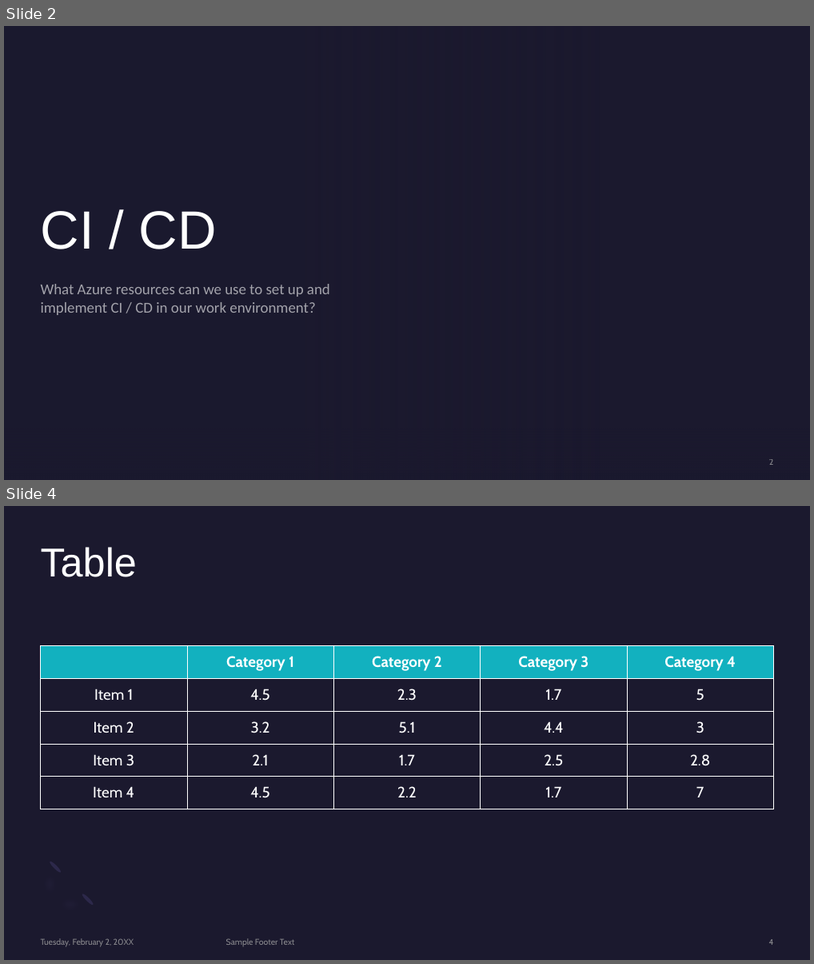
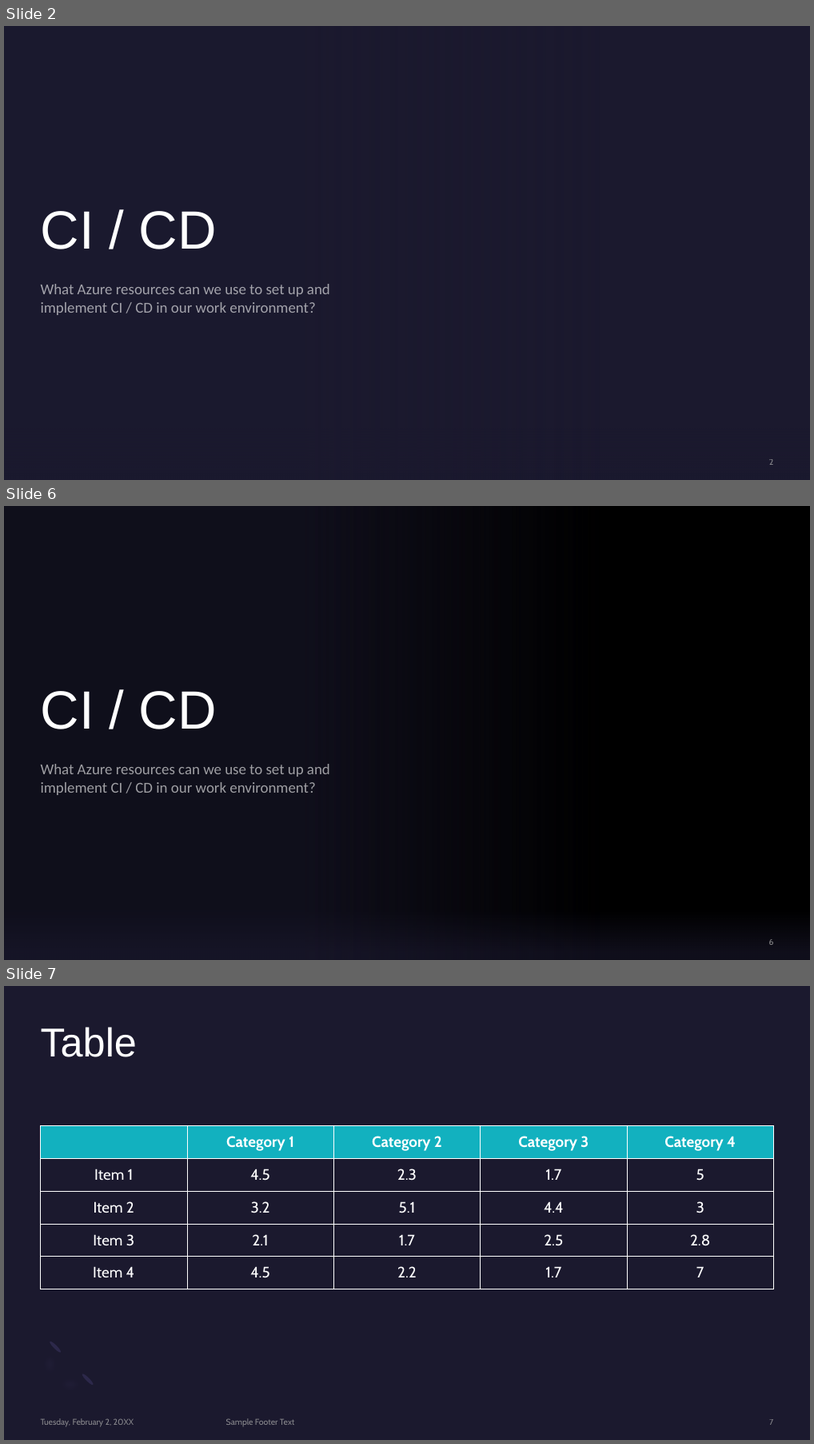
Before and after one commit to BrianChen0527/postgreSQL, a slide deck: MSFT_Azure/Microsoft Azure.pptx. Shown one above the other, each under a label of ours: slides 2 and 4 before the commit, slides 2, 6 and 7 after it; the slides between them are not shown. The pictures are 814x964 and 814x1444 pixels, drawn with LibreOffice and Linux fonts; fonts in the diff are those of the drawing; background and template pictures are left out. Boxes give left, top, right and bottom in pixels: in the first picture for what was removed or moved away, otherwise in the second. Text is boxed around its words. In the diff, an @@ line names an element or a change of style, - is before the commit and + after.

Commit message:
working on azure [[t

```diff
--- a/MSFT_Azure/Microsoft Azure.pptx
+++ b/MSFT_Azure/Microsoft Azure.pptx
@@ slide 6 added at (x1=4, y1=506, x2=810, y2=960), background picture (left out); not listed: 2 template elements that a slide beside it also shows @@
@@ title added at (x1=41, y1=691, x2=217, y2=729), 64 pt, text #FFFFFF @@
+CI / CD
@@ subtitle added at (x1=41, y1=764, x2=330, y2=795), 18 pt, text #FFFFFF at 60% opacity @@
+What Azure resources can we use to set up and implement CI / CD in our work environment?
@@ page number added at (x1=770, y1=939, x2=774, y2=944), 10 pt, text #A6A6A6 at 80% opacity @@
+6
@@ what was slide 4 is now slide 7 @@
@@ page number at (x1=770, y1=1419, x2=774, y2=1424): text changed @@
-4
+7
```
Also in this commit, not shown: 1 slide changed, 2 other slides added, 2 other files.
